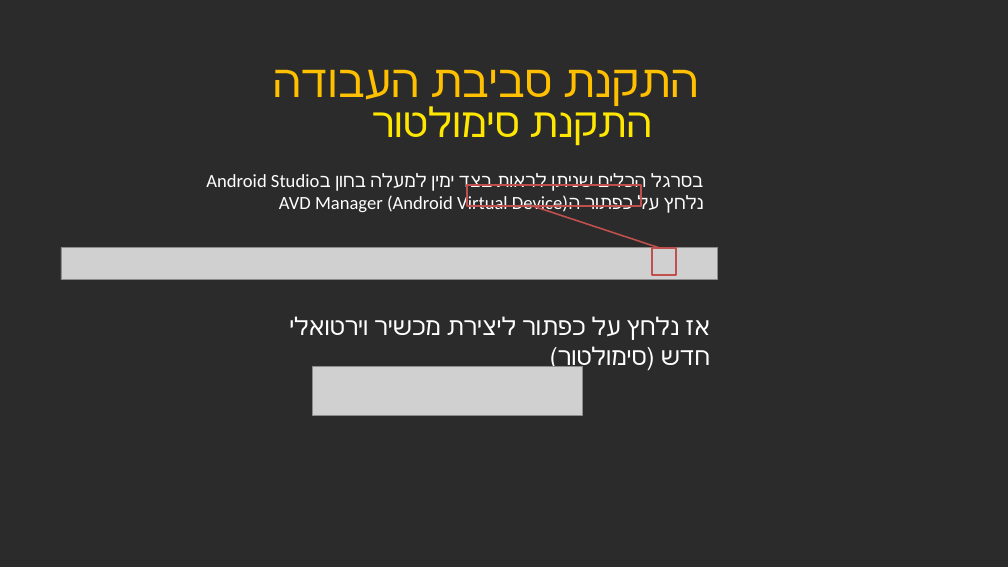
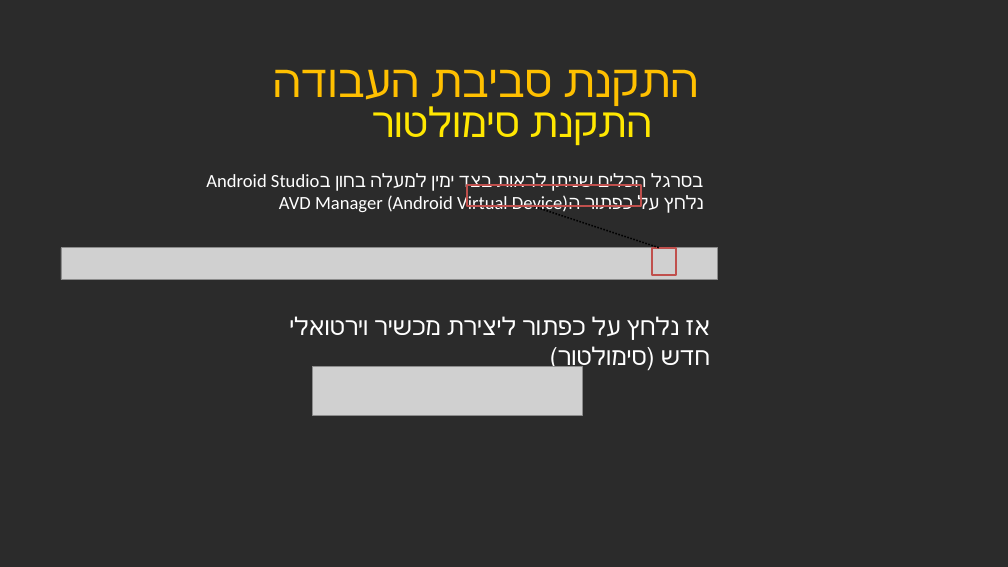
Before and after one commit to Yonatan42/AndroidPresentation, a slide deck: slide 12 of Android Presentation - Java Workshop.pptx. Drawn at 1008x567 pixels with LibreOffice and Linux fonts; fonts in the diff are those of the drawing; grey boxes stand for pictures; background and template pictures are left out; a plain dark background stands for a picture behind light text. Boxes give left, top, right and bottom in pixels: in the first picture for what was removed or moved away, otherwise in the second. Text is boxed around its words. In the diff, an @@ line names an element or a change of style, - is before the commit and + after.

```diff
--- a/Android Presentation - Java Workshop.pptx
+++ b/Android Presentation - Java Workshop.pptx
@@ line (532, 206) - (659, 248): stroke #C0504D 1.5 pt to #000000 1.5 pt dashed @@
```
Also in this commit, not shown: 8 other slides changed.
